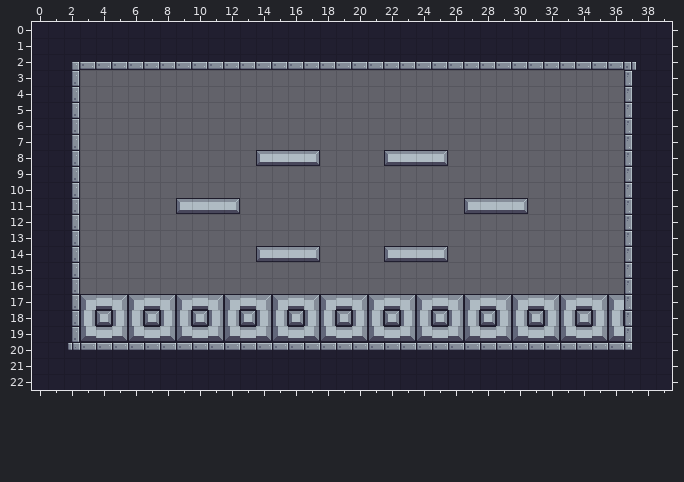
Tiled map -- assets/tiles/level_02.tmx. This is how it looked before the edit.
Cells are 16x16 px. Shown: x 0..39, y 0..22.
After:
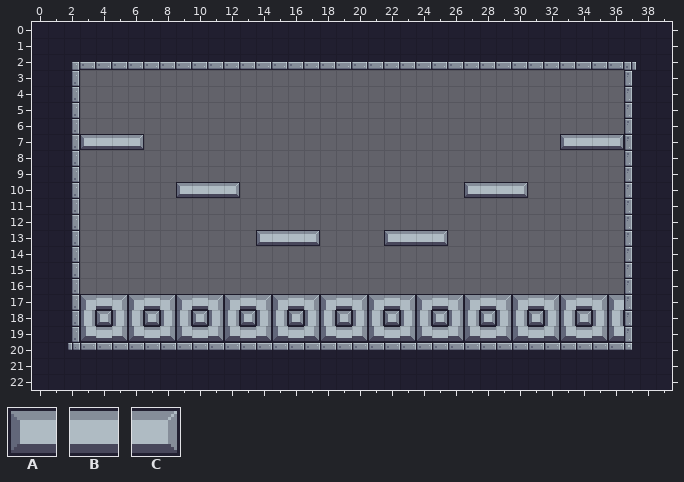
Key: from "ChickenGame": A 100, B 101, C 102.
_ is an empty cell.
From old to new:
Layer "background":
y 7: x 3..6 ____ -> ABBC; x 33..36 ____ -> ABBC
y 8: x 14..17 ABBC -> ____; x 22..25 ABBC -> ____
y 10: x 9..12 ____ -> ABBC; x 27..30 ____ -> ABBC
y 11: x 9..12 ABBC -> ____; x 27..30 ABBC -> ____
y 13: x 14..17 ____ -> ABBC; x 22..25 ____ -> ABBC
y 14: x 14..17 ABBC -> ____; x 22..25 ABBC -> ____
